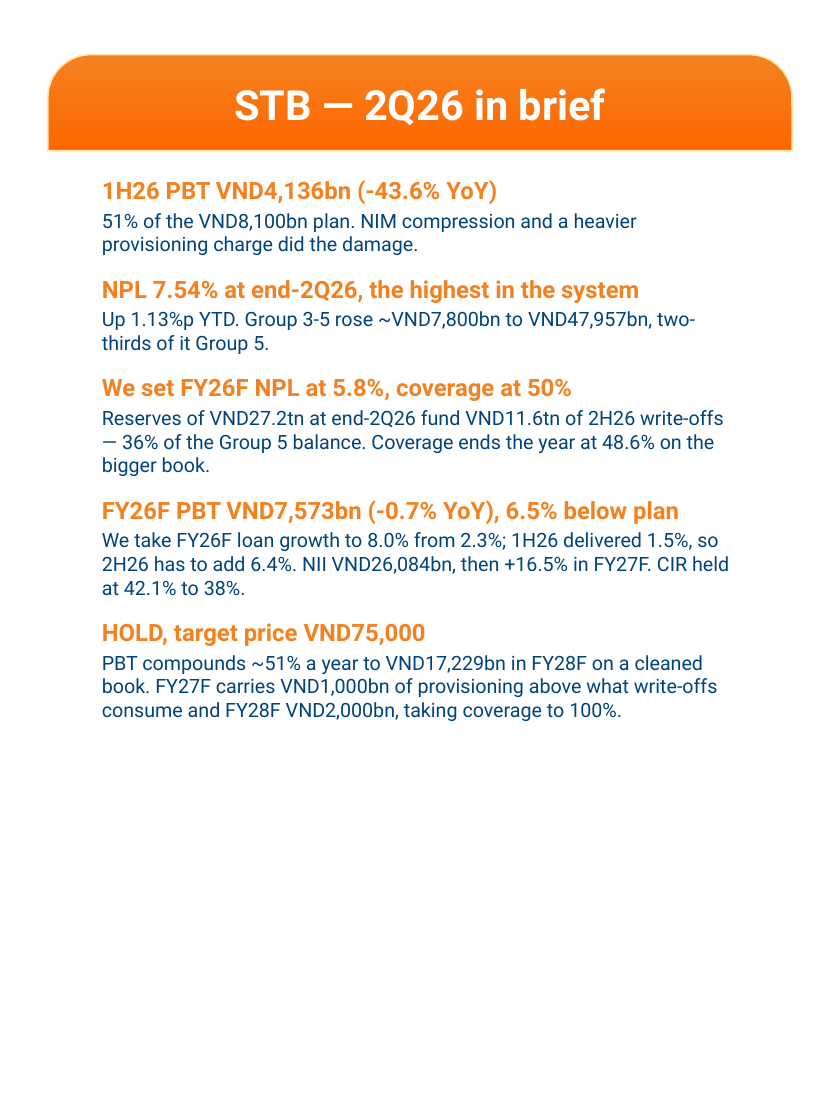
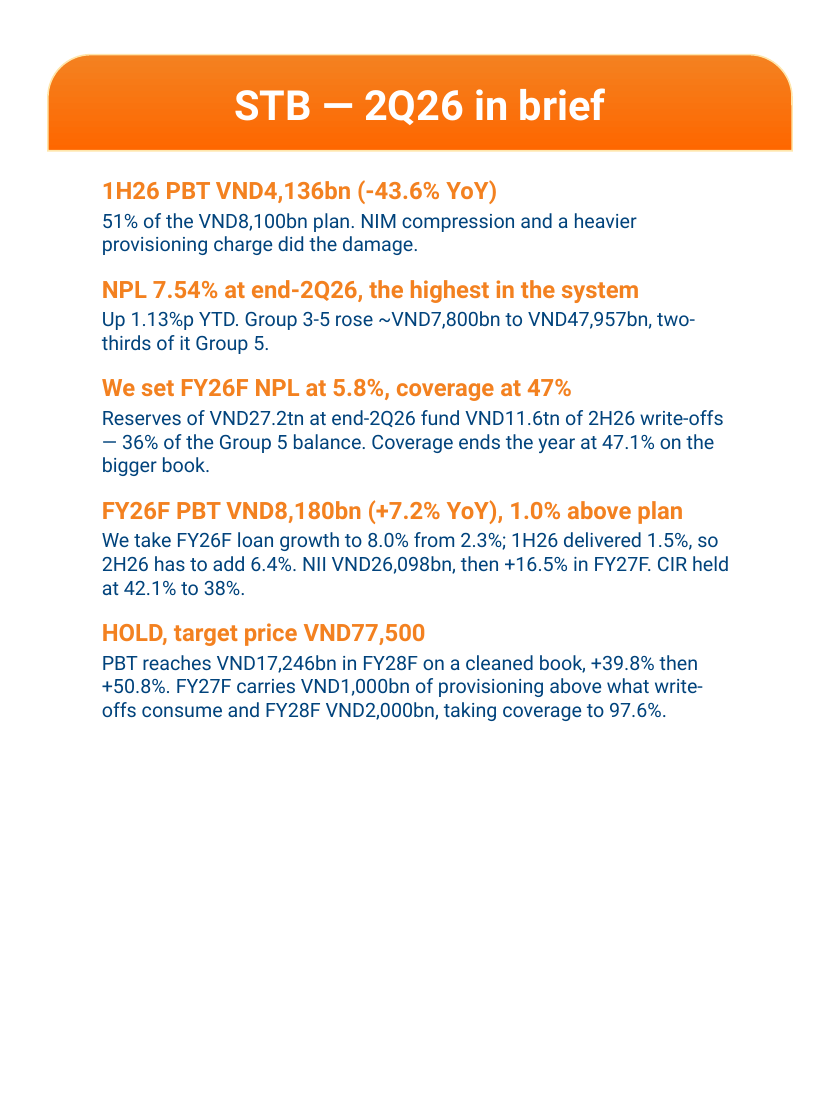
Before and after one commit to datquanton/verbose-guide, a slide deck: slide 2 of MASVN_Mobile_Report_STB_FPT_2Q26_EN_VN.pptx. Drawn at 840x1120 pixels with LibreOffice and Linux fonts; fonts in the diff are those of the drawing; background and template pictures are left out. Boxes give left, top, right and bottom in pixels: in the first picture for what was removed or moved away, otherwise in the second. Text is boxed around its words. In the diff, an @@ line names an element or a change of style, - is before the commit and + after.

```diff
--- a/MASVN_Mobile_Report_STB_FPT_2Q26_EN_VN.pptx
+++ b/MASVN_Mobile_Report_STB_FPT_2Q26_EN_VN.pptx
@@ text at (102,379,729,721): text changed @@
-We set FY26F NPL at 5.8%, coverage at 50%
-Reserves of VND27.2tn at end-2Q26 fund VND11.6tn of 2H26 write-offs — 36% of the Group 5 balance. Coverage ends the year at 48.6% on the bigger book.
-FY26F PBT VND7,573bn (-0.7% YoY), 6.5% below plan
-We take FY26F loan growth to 8.0% from 2.3%; 1H26 delivered 1.5%, so 2H26 has to add 6.4%. NII VND26,084bn, then +16.5% in FY27F. CIR held at 42.1% to 38%.
-HOLD, target price VND75,000
-PBT compounds ~51% a year to VND17,229bn in FY28F on a cleaned book. FY27F carries VND1,000bn of provisioning above what write-offs consume and FY28F VND2,000bn, taking coverage to 100%.
+We set FY26F NPL at 5.8%, coverage at 47%
+Reserves of VND27.2tn at end-2Q26 fund VND11.6tn of 2H26 write-offs — 36% of the Group 5 balance. Coverage ends the year at 47.1% on the bigger book.
+FY26F PBT VND8,180bn (+7.2% YoY), 1.0% above plan
+We take FY26F loan growth to 8.0% from 2.3%; 1H26 delivered 1.5%, so 2H26 has to add 6.4%. NII VND26,098bn, then +16.5% in FY27F. CIR held at 42.1% to 38%.
+HOLD, target price VND77,500
+PBT reaches VND17,246bn in FY28F on a cleaned book, +39.8% then +50.8%. FY27F carries VND1,000bn of provisioning above what write-offs consume and FY28F VND2,000bn, taking coverage to 97.6%.
```
Also in this commit, not shown: 9 other slides changed, 14 other files.
